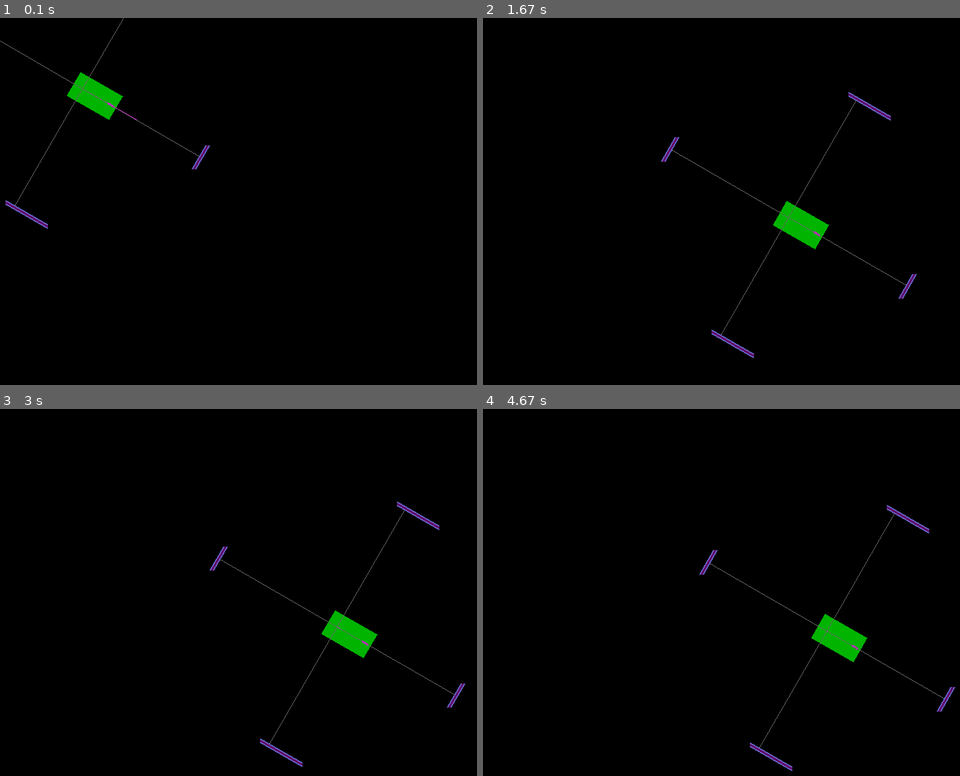
Above: before the commit, frames 1-4 (two rows, left to right).
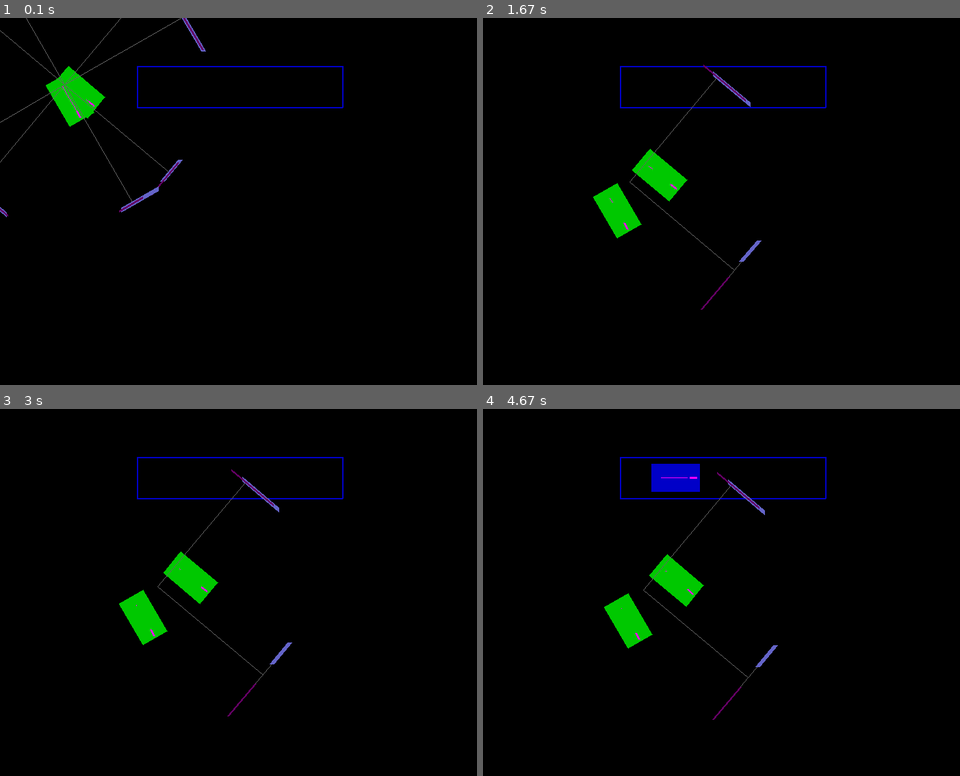
Above: after the commit, the same moments.

Repository: jacob-miller-hq/Intersection-Project
Game: pygame game, started from intersection-game.py
The game is run twice, just before and just after one commit, with the same random seed, the same clock (stepped at 60 frames per second) and the same inputs.
Inputs (mouse positions are in pixels of both pictures, inside the frame that each line leads up to):
- Up to frame 1 (0.1 s): no input
- Up to frame 2 (1.67 s): press the mouse at (931, 212) at 0.37 s; move the mouse to (845, 230) at 0.47 s; release the mouse at (759, 249) at 0.6 s
- Up to frame 3 (3 s): no input
- Up to frame 4 (4.67 s): no input

The runs differ from the first frame. In frame 1, 2.3% of the frame differs, in the area x 0-73%, y 0-58%; in frame 2, 3.5%; in frame 3, 3.5%; in frame 4, 4.3%, in the area x 25-99%, y 13-99%.

Commit message:
create Road class and fix some angles

Diff:
--- a/intersection-game.py
+++ b/intersection-game.py
@@ -24,14 +24,15 @@
 
 class Car:
     # TODO: this should extend sprite
-    def __init__(self):
+    def __init__(self, center=None, angle=0, color=(0, 200, 0), speed=5):
         self.width = 40
         self.length = 70
-        self.center = np.array([80, 80], dtype='float64')
-        self.angle = -60
-        self.color = (0, 180, 0)
-        self.speed = 10
+        self.center = center if not center is None else np.array([80, 80], dtype='float64')
+        self.angle = angle
+        self.color = color
+        self.speed = speed
         self.turn = 0
+
         self.ACC = 0.1
         self.BRAKE = 0.3
         self.TURN_SPEED = 0.05
@@ -41,18 +42,18 @@
         self.STRAIGHTENING = 0.95
 
         self.shape = np.array([
-            [-0.5, -0.2],
-            [0.5, -0.2],
-            [0.5, 0.8],
-            [-0.5, 0.8]
-        ]) * [self.width, self.length]
+            [0.8, -0.5],
+            [0.8, 0.5],
+            [-0.2, 0.5],
+            [-0.2, -0.5]
+        ]) * [self.length, self.width]
 
     def contains(self, point):
         # TODO: potentially redo this to utilize SAT like collision
         point = np.array(point, dtype='float64')
         point -= self.center
         point = rotate(point, -self.angle)
-        point += pygame.math.Vector2(0.5 * self.width, 0.2 * self.length)
+        point += pygame.math.Vector2(0.2 * self.length, 0.5 * self.width)
         return point[0] > 0 and point[0] < self.width and point[1] > 0 and point[1] < self.length
 
     def getEdges(self):
@@ -113,18 +114,49 @@
                     self.turn = self.MAX_TURN
 
         self.angle += self.turn * self.speed
-        velocity = rotate(np.array([0, self.speed]), self.angle)
+        velocity = rotate(np.array([self.speed, 0]), self.angle)
         self.center += velocity
 
     def draw(self, surface):
         points = rotate(self.shape, self.angle) + self.center
         pygame.draw.polygon(surface, self.color, points)
         if DEBUG:
-            direction = rotate(np.array([0, 1]), self.angle)
+            direction = rotate(np.array([1, 0]), self.angle)
             velocity = self.speed * direction
             pygame.draw.line(surface, (255, 0, 255), self.center, self.center + 10 * velocity, 1)
             frontCenter = self.center + 0.6 * self.length * direction
             pygame.draw.line(surface, (255, 0, 255), frontCenter, frontCenter + 10 * rotate(direction, self.turn * 20), 3)
+
+class Road:
+    # TODO: this should extend sprite
+    def __init__(self, carList, color=(0, 0, 200)):
+        self.carList = carList
+        self.start = np.array([500, 100], dtype='float64')
+        self.angle = 0
+        self.length = 300
+        self.speed = 5
+        self.color = color
+        self.spawnMin = 200
+        self.spawnMax = 300
+        self.spawnTick = np.random.randint(self.spawnMin, self.spawnMax+1)
+        self.tickCount = 0
+        self.spawnPoint = self.start + rotate(np.array([-self.length, 0]), self.angle)
+        self.polygon = rotate(np.array([[0, -30], [0, 30], [-self.length, 30], [-self.length, -30]]), self.angle) + self.start
+        print(self.polygon)
+
+    def update(self):
+        self.tickCount += 1
+        if self.tickCount > self.spawnTick:
+            self.spawn()
+            self.tickCount = 0
+            self.spawnTick = np.random.randint(self.spawnMin, self.spawnMax+1)
+
+    def draw(self, surface):
+        pygame.draw.polygon(surface, self.color, self.polygon, 2)
+
+    def spawn(self):
+        # TODO: fix spawning/pushing bug?
+        self.carList.append(Car(self.spawnPoint, self.angle, self.color, self.speed))
 
 class IntersectionGame:
     def __init__(self):
@@ -132,7 +164,8 @@
         size = (800, 600)
         self.screen = pygame.display.set_mode(size)
         # TODO: this should be a sprite group
-        self.cars = [Car(), Car()]
+        self.cars = [Car(angle=40), Car(angle=60)]
+        self.roads = [Road(self.cars, (0, 0, 200))]
         self.selectedCar = None
         self.keys = {}
         self.mouse = [(0,0), 0, 0, 0, 0, 0, 0] #[pos, b1,b2,b3,b4,b5,b6]
@@ -172,11 +205,16 @@
                 else:
                     car.update()
 
+            for road in self.roads:
+                road.update()
+
             # draw everything
             self.screen.fill((0, 0, 0))
 
             for car in self.cars:
                 car.draw(self.screen)
+            for road in self.roads:
+                road.draw(self.screen)
 
             # TODO move collision before screen clear when finished debugging
             if self.cars[0].collides(self.cars[1], self.screen):
